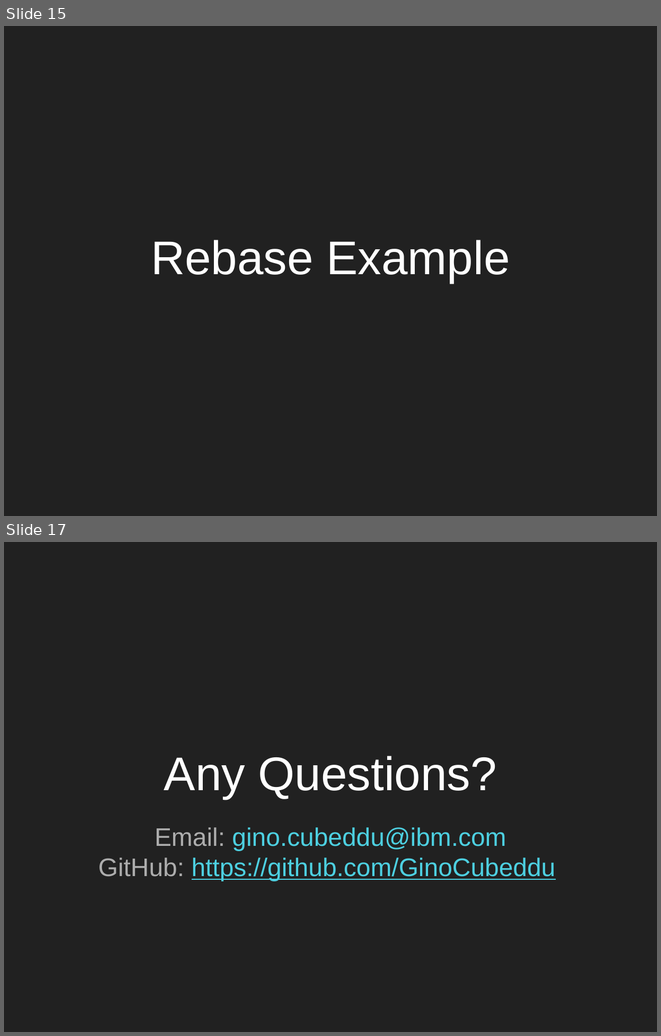
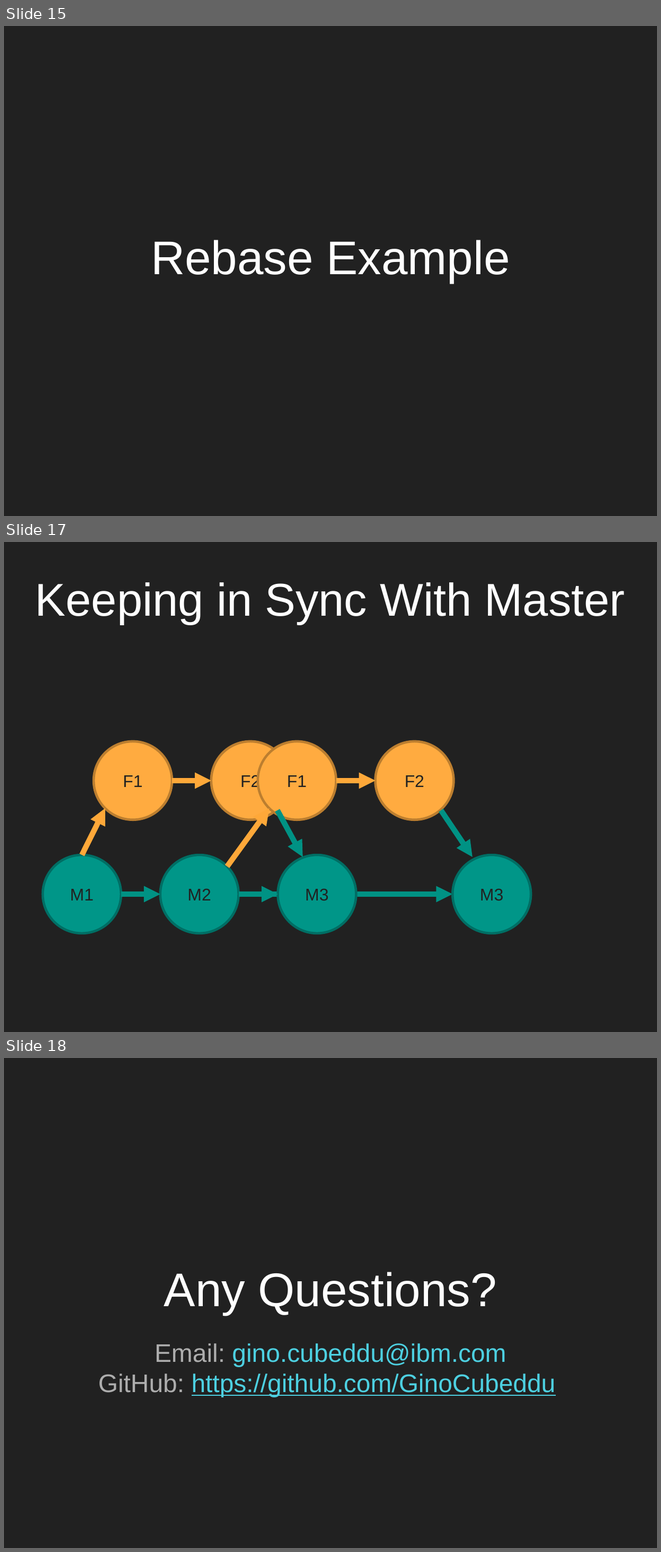
Before and after one commit to GinoCubeddu/Worcester-Future-Week-Git-Talk, a slide deck: IntroductionToGitAndGitHub.pptx. Shown one above the other, each under a label of ours: slides 15 and 17 before the commit, slides 15, 17 and 18 after it; the slides between them are not shown. The pictures are 661x1036 and 661x1552 pixels, drawn with LibreOffice and Linux fonts; fonts in the diff are those of the drawing. Boxes give left, top, right and bottom in pixels: in the first picture for what was removed or moved away, otherwise in the second. Text is boxed around its words. In the diff, an @@ line names an element or a change of style, - is before the commit and + after.

```diff
--- a/IntroductionToGitAndGitHub.pptx
+++ b/IntroductionToGitAndGitHub.pptx
@@ slide 17 added at (4,542,657,1032), background #212121 @@
@@ title added at (35,582,625,624), 38 pt, text #FFFFFF @@
+Keeping in Sync With Master
@@ ellipse added at (94,741,172,820), fill #FFAB40, outline #BD7F2F 2 pt, 14 pt, text #212121 @@
+F1
@@ ellipse added at (211,741,290,820), fill #FFAB40, outline #BD7F2F 2 pt, 14 pt, text #212121 @@
+F2
@@ ellipse added at (258,741,336,820), fill #FFAB40, outline #BD7F2F 2 pt, 14 pt, text #212121 @@
+F1
@@ ellipse added at (375,741,453,820), fill #FFAB40, outline #BD7F2F 2 pt, 14 pt, text #212121 @@
+F2
@@ arrow added from (172, 780) to (211, 780), #FEA83A 4.5 pt @@
@@ arrow added from (336, 780) to (375, 780), #FEA83A 4.5 pt @@
@@ arrow added from (82, 855) to (105, 809), #FEA83A 4.5 pt @@
@@ arrow added from (227, 866) to (270, 809), #FEA83A 4.5 pt @@
@@ arrow added from (277, 810) to (302, 857), #009385 4.5 pt @@
@@ arrow added from (441, 810) to (473, 857), #009385 4.5 pt @@
@@ ellipse added at (43,855,122,933), fill #009688, outline #006F65 2 pt, 14 pt, text #212121 @@
+M1
@@ ellipse added at (160,855,238,933), fill #009688, outline #006F65 2 pt, 14 pt, text #212121 @@
+M2
@@ ellipse added at (278,855,356,933), fill #009688, outline #006F65 2 pt, 14 pt, text #212121 @@
+M3
@@ ellipse added at (452,855,531,933), fill #009688, outline #006F65 2 pt, 14 pt, text #212121 @@
+M3
@@ arrow added from (121, 894) to (160, 894), #009385 4.5 pt @@
@@ arrow added from (238, 894) to (452, 894), #009385 4.5 pt @@
@@ arrow added from (238, 894) to (278, 894), #009385 4.5 pt @@
@@ what was slide 17 is now slide 18 @@
```
Also in this commit, not shown: 1 slide changed, 1 other file.
